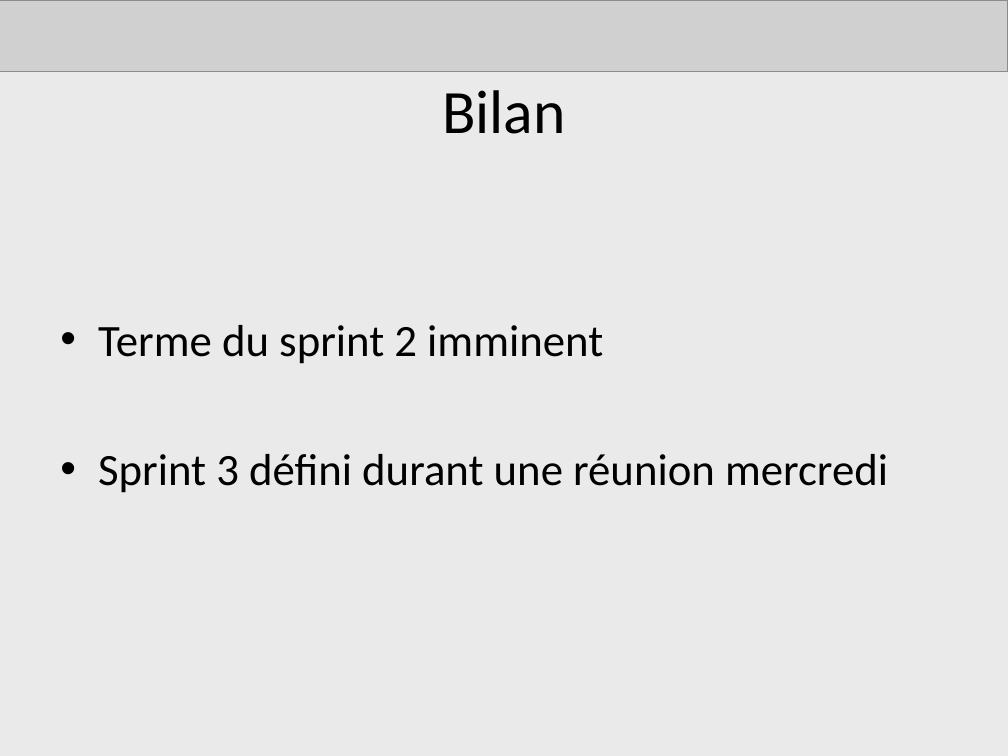
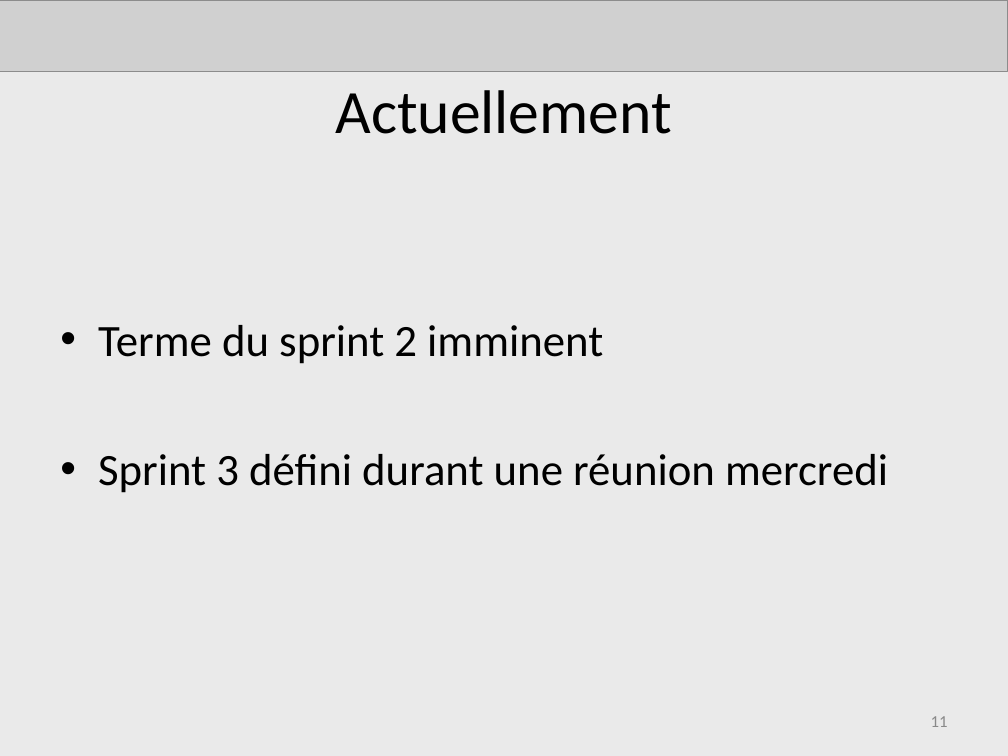
Before and after one commit to AdrienLombard/SimplePass, a slide deck: slide 11 of source/Projet Courchevel - Bilan intermédiaire - Copie.ppt (slide 10 before the commit). Drawn at 1008x756 pixels with LibreOffice and Linux fonts; fonts in the diff are those of the drawing; grey boxes stand for pictures. Boxes give left, top, right and bottom in pixels: in the first picture for what was removed or moved away, otherwise in the second. Text is boxed around its words. In the diff, an @@ line names an element or a change of style, - is before the commit and + after.

```diff
--- a/source/Projet Courchevel - Bilan intermédiaire - Copie.ppt
+++ b/source/Projet Courchevel - Bilan intermédiaire - Copie.ppt
@@ title at box(336, 90, 672, 134): text changed @@
-Bilan
+Actuellement
@@ page number added at box(931, 716, 948, 727), 12 pt, text #898989 @@
+11
```
Also in this commit, not shown: 9 other slides changed, 3 slides added, 1 other file.
